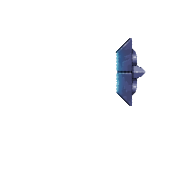
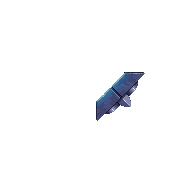
Layer changes from the first 192px x 192px image to the second:
added group "active" with 5 layers above "inactive" over left=96, top=38, right=145, bottom=121
moved "pa_0" into group "active", painted on it over left=96, top=38, right=146, bottom=121
moved "pa_1" into group "active", painted on it over left=96, top=38, right=146, bottom=121
moved "pa_2" into group "active", painted on it over left=96, top=38, right=146, bottom=121
moved "pa_3" into group "active", painted on it over left=96, top=38, right=146, bottom=121
showed group "inactive" (5 layers) over left=96, top=38, right=145, bottom=121
